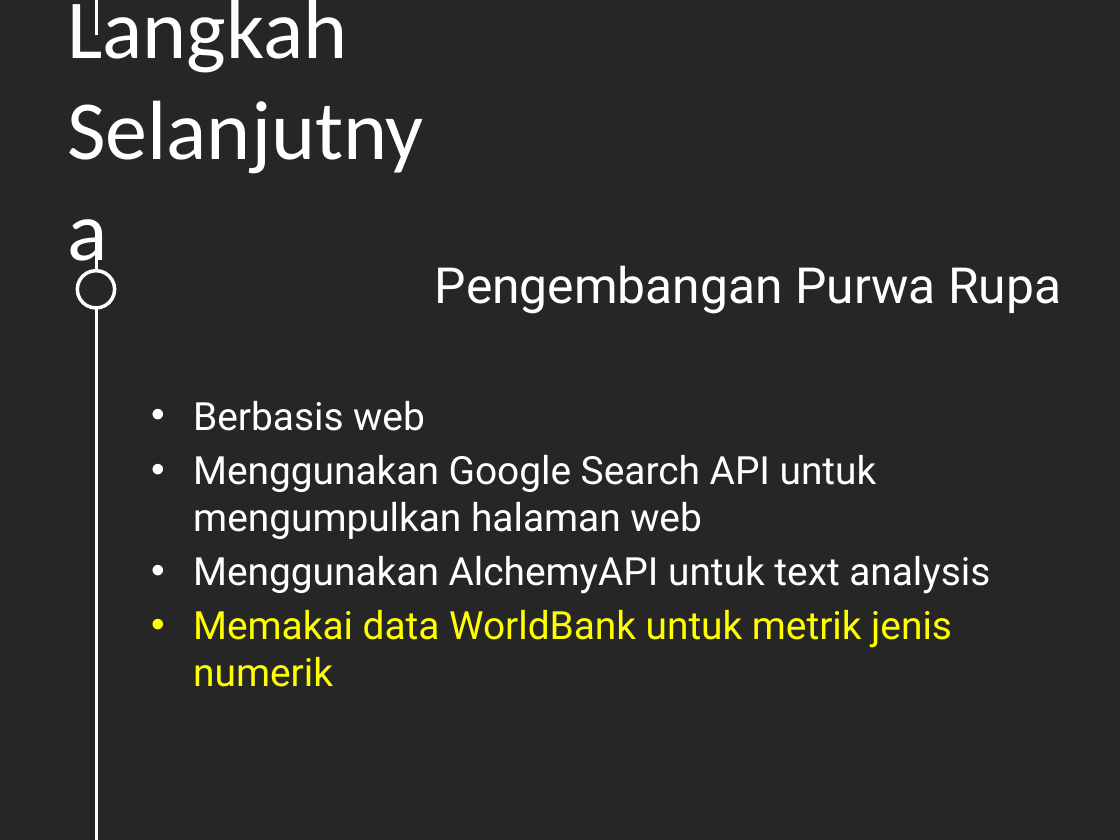
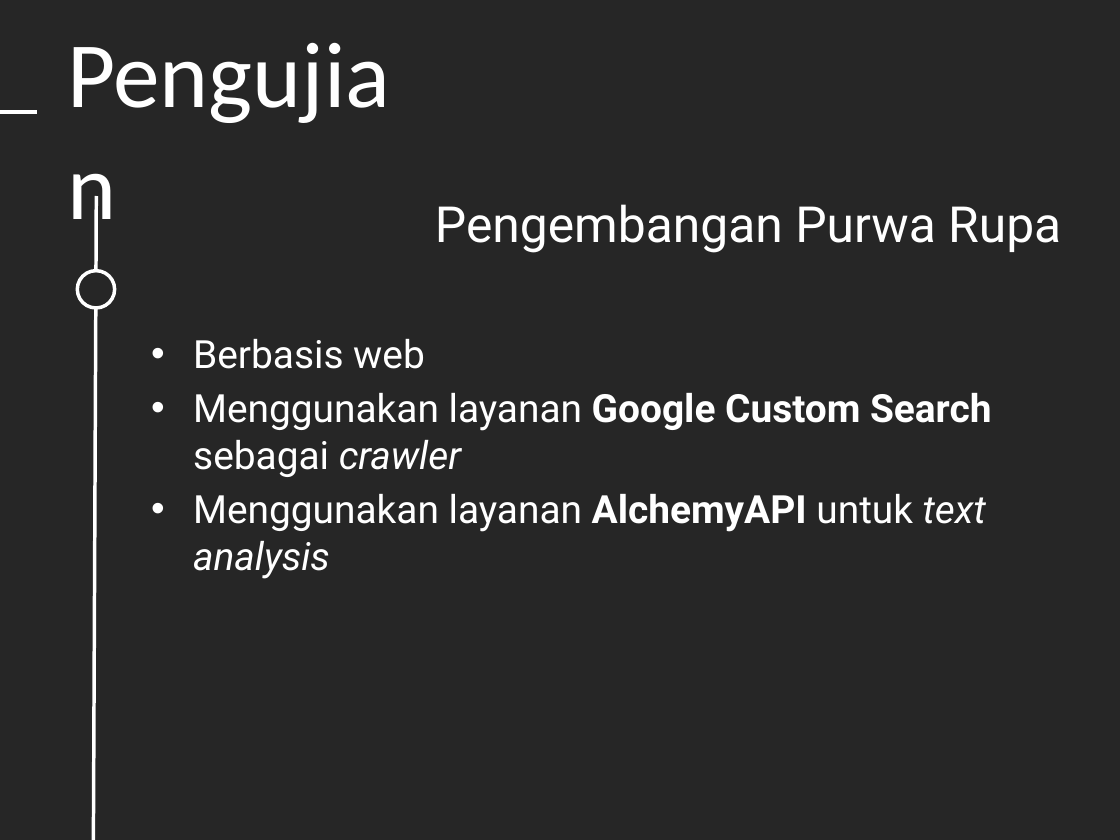
Before and after one commit to emfatoni/dashboard_pestle, a slide deck: slide 21 of dokumen/Slide Sidang.pptx (slide 19 before the commit). Drawn at 1120x840 pixels with LibreOffice and Linux fonts; fonts in the diff are those of the drawing. Boxes give left, top, right and bottom in pixels: in the first picture for what was removed or moved away, otherwise in the second. Text is boxed around its words. In the diff, an @@ line names an element or a change of style, - is before the commit and + after.

```diff
--- a/dokumen/Slide Sidang.pptx
+++ b/dokumen/Slide Sidang.pptx
@@ title at <box>67,0,347,73</box>: text changed; size 54 to 60 pt @@
-Langkah
-Selanjutnya
+Pengujian
@@ line removed from (96, 36) to (96, 0) @@
@@ line added from (0, 112) to (37, 112), #FFFFFF 2.25 pt @@
@@ line moved from (96, 840) - (96, 243) to (93, 840) - (96, 196) @@
@@ text "Pengembangan Purwa Rupa": place and size @@
-text "Pengembangan Purwa Rupa" at <box>193,265,1061,687</box>
+text "Pengembangan Purwa Rupa" at <box>193,204,1061,579</box>
@@ text at <box>193,393,991,579</box>: text changed @@
-• Menggunakan Google Search API untuk mengumpulkan halaman web
-• Menggunakan AlchemyAPI untuk text analysis
-• Memakai data WorldBank untuk metrik jenis numerik
+• Menggunakan layanan Google Custom Search sebagai crawler
+• Menggunakan layanan AlchemyAPI untuk text analysis
```
Also in this commit, not shown: 1 other slide changed, 9 slides added, 1 slide removed.
